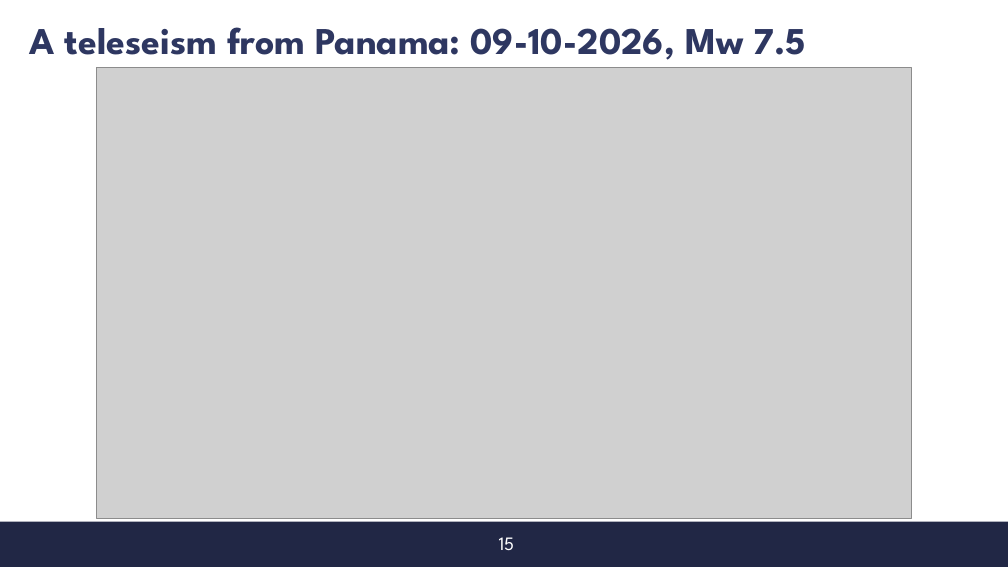
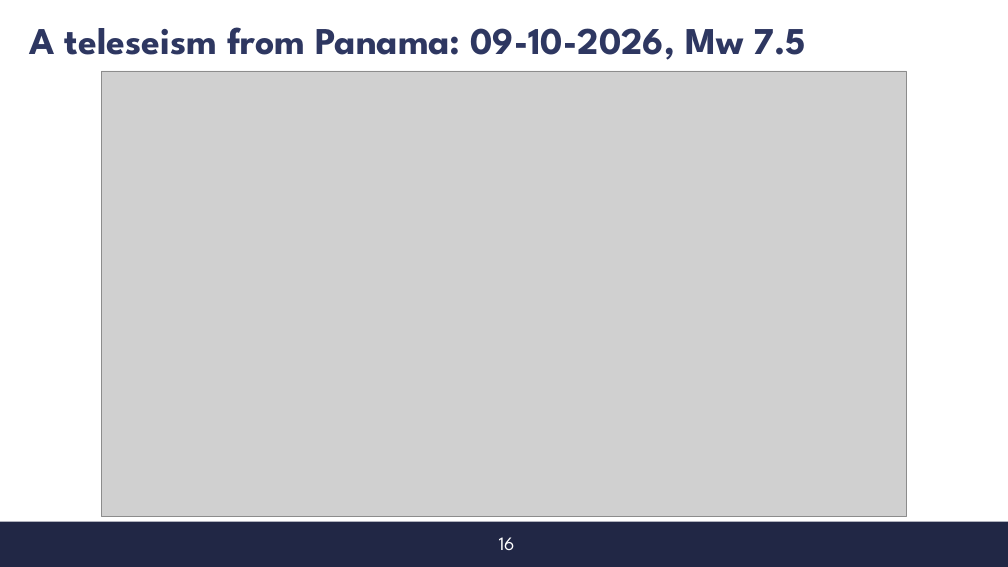
Before and after one commit to s347960/Presentazione, a slide deck: slide 18 of Discussione [Salvato automaticamente].pptx (slide 17 before the commit). Drawn at 1008x567 pixels with LibreOffice and Linux fonts; fonts in the diff are those of the drawing; grey boxes stand for pictures; background and template pictures are left out. Boxes give left, top, right and bottom in pixels: in the first picture for what was removed or moved away, otherwise in the second. Text is boxed around its words. In the diff, an @@ line names an element or a change of style, - is before the commit and + after.

```diff
--- a/Discussione [Salvato automaticamente].pptx
+++ b/Discussione [Salvato automaticamente].pptx
@@ picture: place and size @@
-picture at (97, 67, 911, 518)
+picture at (101, 71, 906, 516)
@@ text at (499, 537, 515, 550): text changed @@
-15
+16
```
Also in this commit, not shown: 9 other slides changed, 1 slide added, 2 other files.
